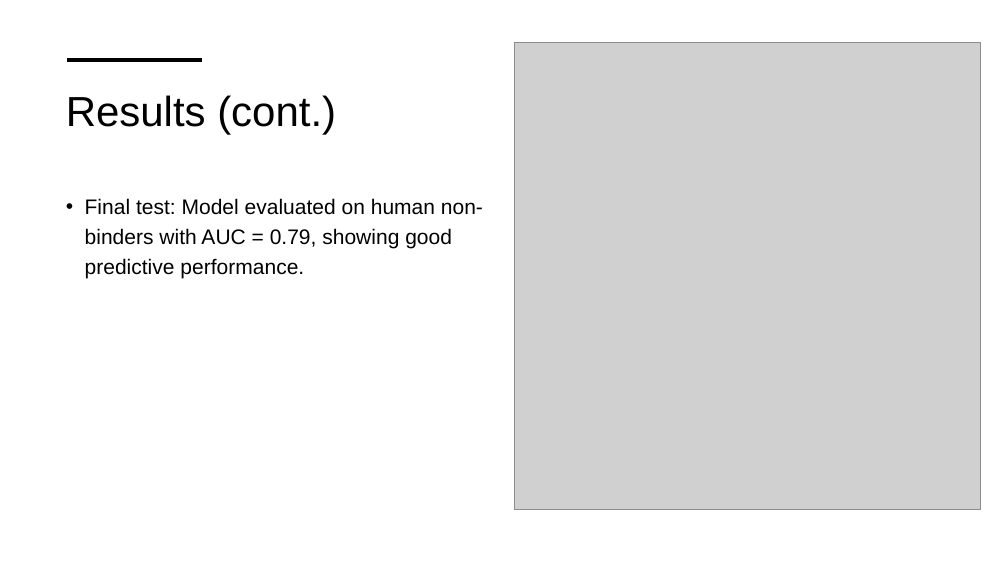
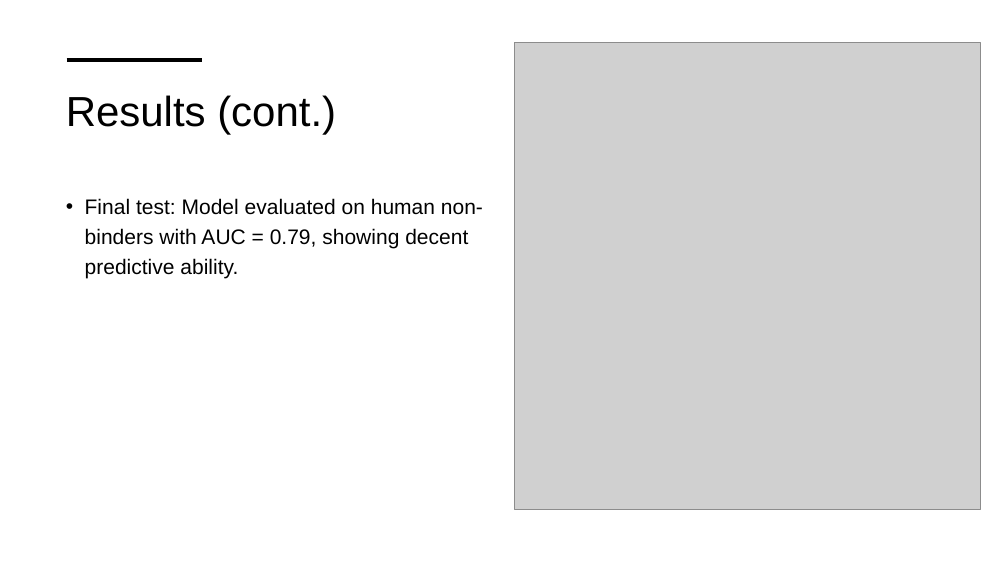
Before and after one commit to shiragelb/Bio-3D-Hackathon-2025, a slide deck: slide 7 of NES-Finder.pptx. Drawn at 1008x567 pixels with LibreOffice and Linux fonts; fonts in the diff are those of the drawing; grey boxes stand for pictures. Boxes give left, top, right and bottom in pixels: in the first picture for what was removed or moved away, otherwise in the second. Text is boxed around its words. In the diff, an @@ line names an element or a change of style, - is before the commit and + after.

```diff
--- a/NES-Finder.pptx
+++ b/NES-Finder.pptx
@@ text at box(85, 198, 483, 279): text changed @@
-• Final test: Model evaluated on human non-binders with AUC = 0.79, showing good predictive performance.
+• Final test: Model evaluated on human non-binders with AUC = 0.79, showing decent predictive ability.
```
Also in this commit, not shown: 5 other slides changed.
